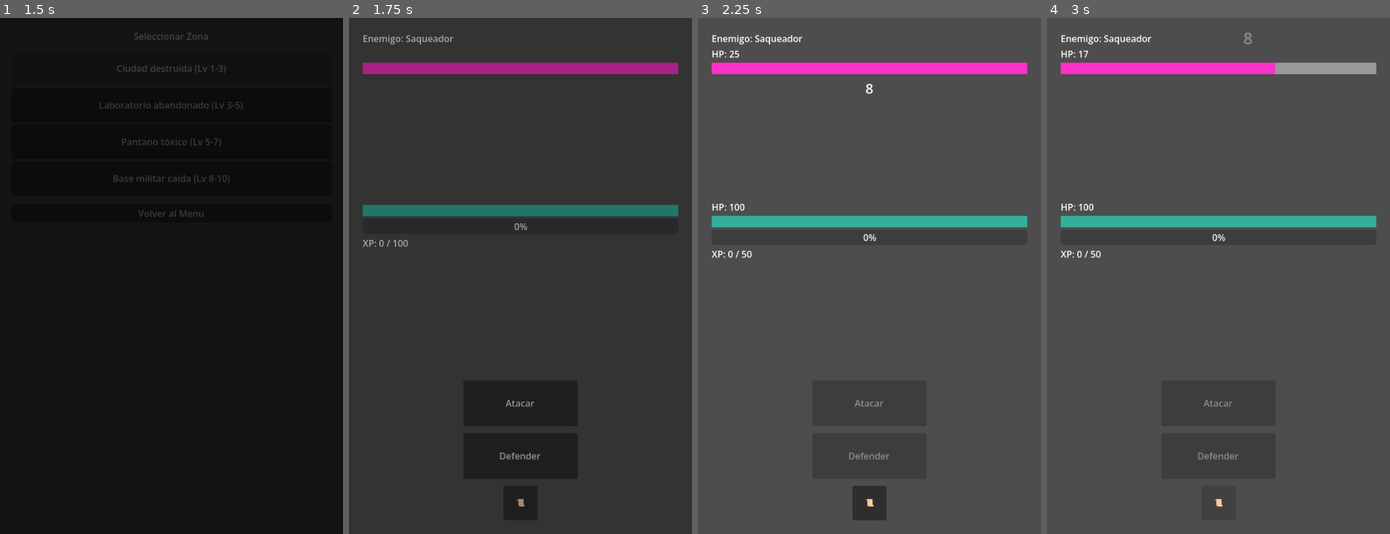
Above: before the commit, frames 1-4 (left to right).
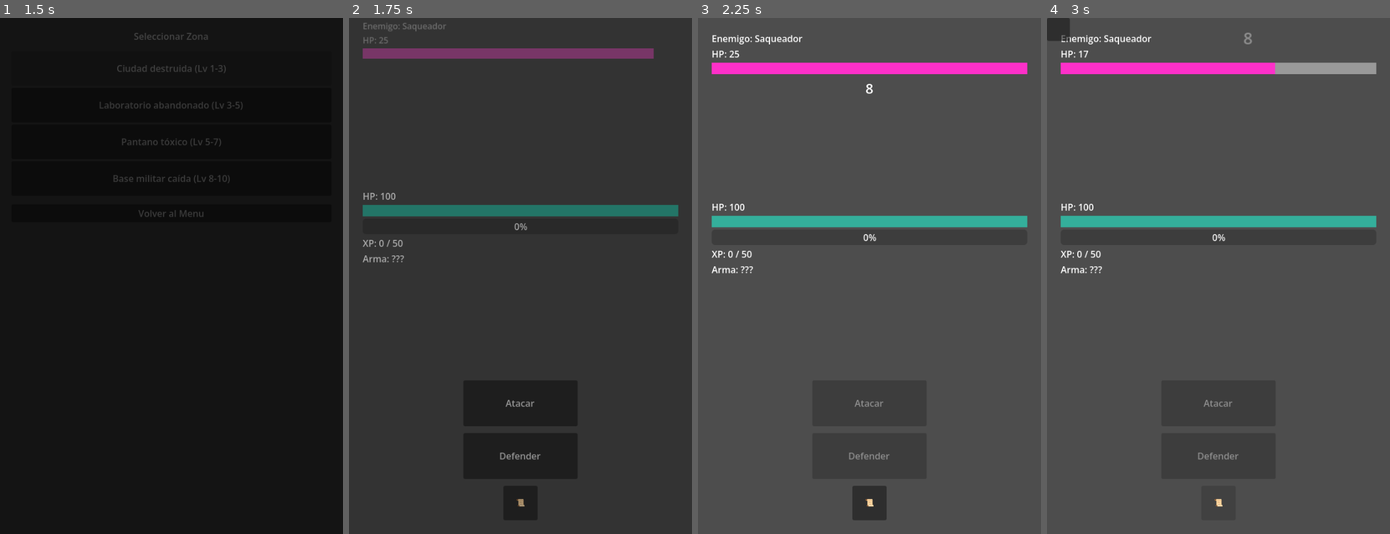
Above: after the commit, the same moments.

Repository: MirandaFrancoCBA/apocalypsheep
Game: Godot game, scene res://scenes/main_menu.tscn
Same seed, same stepped clock (60 frames per second), same inputs: the game is played once before the commit and once after it.
Inputs:
- Up to frame 1 (1.5 s): click "CONTINUAR" at 0.5 s; click "Ciudad destruida (Lv 1-3)" at 1.25 s
- Up to frame 2 (1.75 s): no input
- Up to frame 3 (2.25 s): click "Atacar" at 2 s
- Up to frame 4 (3 s): click "📜" at 2.75 s

Frame 1 is identical in both runs. In frame 2, 4.2% of the frame differs, in the area x 3-97%, y 0-48%; in frame 3, less than 0.1%; in frame 4, 0.4%.
Error before the commit: Invalid assignment of property or key 'text' with value of type 'String' on a base object of type 'null instance'. (res://scripts/ui/combat_screen.gd:122)

Commit message:
Feat: nuevo log

Diff:
--- a/scenes/combat_screen.tscn
+++ b/scenes/combat_screen.tscn
@@ -12,7 +12,7 @@
 [sub_resource type="StyleBoxFlat" id="StyleBoxFlat_032jr"]
 bg_color = Color(0.20565334, 0.68708014, 0.6062001, 1)
 
-[node name="CombatScreen" type="Control" unique_id=844330171 …(148 unchanged characters)… ", "player_container", "label_result", "log_container", "button_attack", "button_defend", "player …(102 unchanged characters)…
+[node name="CombatScreen" type="Control" unique_id=844330171 …(148 unchanged characters)… ", "player_container", "label_result", "button_attack", "button_defend", "player …(102 unchanged characters)…
 layout_mode = 3
 anchors_preset = 15
 anchor_right = 1.0
@@ -28,8 +28,7 @@
 label_player_hp = NodePath("MarginContainer/VBoxContainer/PlayerContainer/LabelPlayerHP")
 player_hp_bar = NodePath("MarginContainer/VBoxContainer/PlayerContainer/PlayerHPBar")
 player_container = NodePath("MarginContainer/VBoxContainer/PlayerContainer")
-label_result = NodePath("")
-log_container = NodePath("MarginContainer/VBoxContainer/CombatLogContainer")
+label_result = NodePath("CombatHistoryPanel/MarginContainer/VBoxContainer/ScrollContainer/LabelResult")
 button_attack = NodePath("MarginContainer/VBoxContainer/ButtonAttack")
 button_defend = NodePath("MarginContainer/VBoxContainer/ButtonDefend")
 player_effects_container = NodePath("MarginContainer/VBoxContainer/PlayerContainer/PlayerEffects")
--- a/scripts/ui/combat_screen.gd
+++ b/scripts/ui/combat_screen.gd
@@ -13,12 +13,12 @@
 @export var player_container: Control
 
 @export var label_result: RichTextLabel
-@export var log_container: ScrollContainer
 
 @export var button_attack: Button
 @export var button_defend: Button
-@onready var history_button = $HistoryButton
-@onready var combat_history_panel = $CombatHistoryPanel
+
+@onready var combat_history_panel = $"CombatHistoryPanel"
+@onready var history_button = $MarginContainer/VBoxContainer/HistoryButton
 
 @export var player_effects_container: HBoxContainer
 @export var enemy_effects_container: HBoxContainer
@@ -94,7 +94,7 @@
 	var nodes = [
 		label_enemy, label_enemy_hp, enemy_hp_bar, enemy_container,
 		label_player_hp, player_hp_bar, player_container,
-		label_result, log_container, button_attack, button_defend
+
 	]
 
 	for n in nodes:
